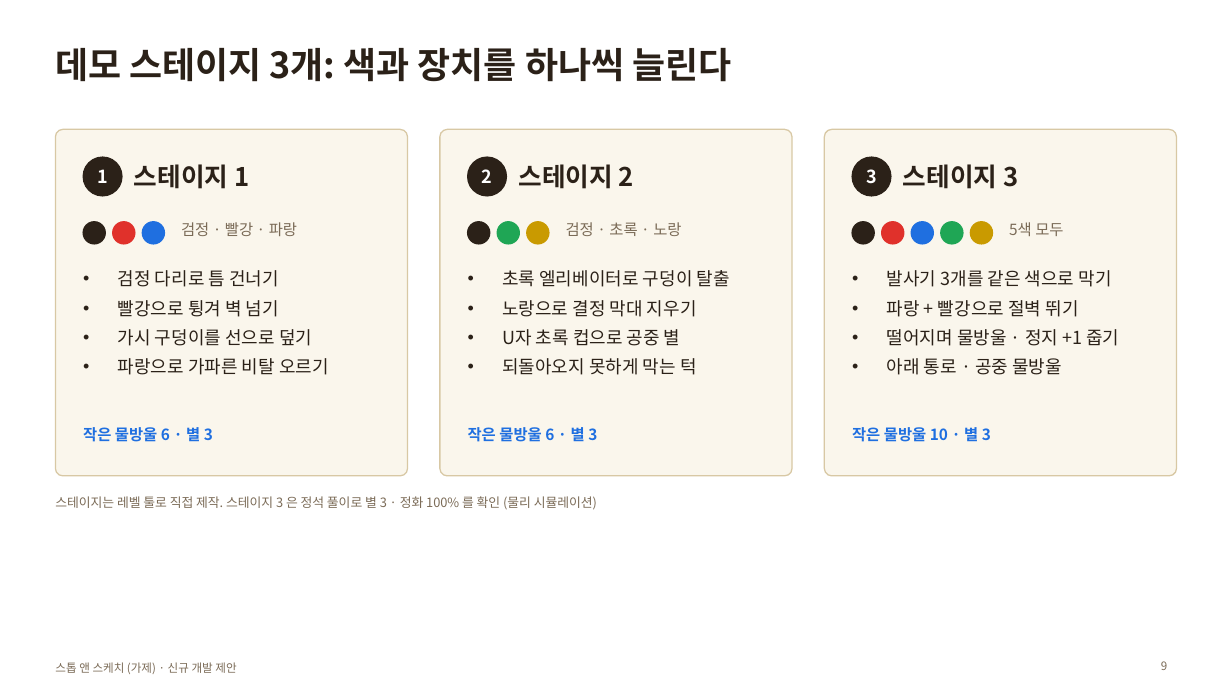
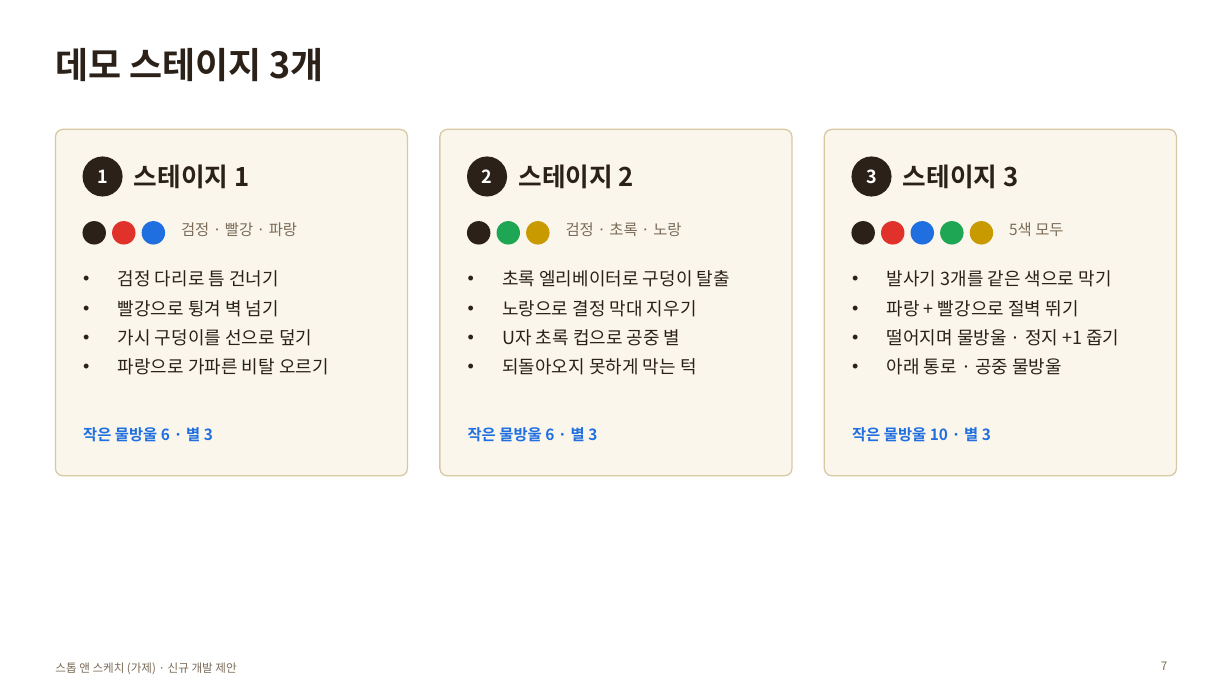
Before and after one commit to willy9068/Stop-Sketch, a slide deck: slide 7 of 스톱앤스케치_제안서.pptx (slide 9 before the commit). Drawn at 1232x693 pixels with LibreOffice and Linux fonts; fonts in the diff are those of the drawing. Boxes give left, top, right and bottom in pixels: in the first picture for what was removed or moved away, otherwise in the second. Text is boxed around its words. In the diff, an @@ line names an element or a change of style, - is before the commit and + after.

```diff
--- a/스톱앤스케치_제안서.pptx
+++ b/스톱앤스케치_제안서.pptx
@@ title at [55,48,324,82]: text changed @@
-데모 스테이지 3개: 색과 장치를 하나씩 늘린다
+데모 스테이지 3개
@@ text removed at [55,496,597,510] @@
-스테이지는 레벨 툴로 직접 제작. 스테이지 3 은 정석 풀이로 별 3 · 정화 100% 를 확인 (물리 시뮬레이션)
@@ page number at [1161,661,1167,670]: text changed @@
-9
+7
```
Also in this commit, not shown: 3 other slides changed, 3 slides removed, 8 other files.
